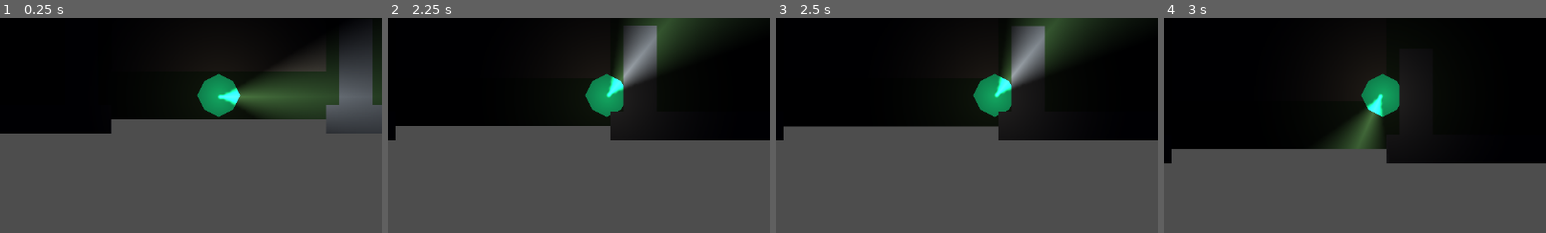
Above: before the commit, frames 1-4 (left to right).
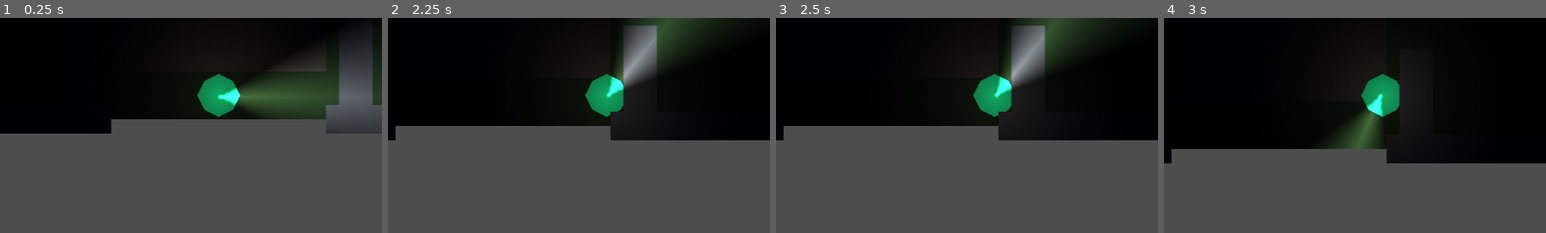
Above: after the commit, the same moments.

Repository: CodingCam-7/We-Lost-Dave
Game: Godot game, scene res://scenes/world.tscn
The game is run twice, just before and just after one commit, with the same random seed, the same clock (stepped at 60 frames per second) and the same inputs. Sound files missing from this copy of the repository are replaced by a short silence.
Inputs (mouse positions are % of the whole screen's width and height, from its top left):
- Up to frame 1 (0.25 s): no input
- Up to frame 2 (2.25 s): tap Enter at 0.5 s; move the mouse to (72, 45) at 0.52 s; press the mouse at (72, 45) at 0.53 s; hold D (move_right) 0.53-1.28 s; move the mouse to (30, 55) at 1.27 s; release the mouse at (30, 55) at 1.28 s; hold S (move_down) 1.28-2.03 s; click (30, 55) at 1.35 s; tap Space at 2 s; move the mouse to (60, 28) at 2.02 s; press the mouse at (60, 28) at 2.03 s; hold D (move_right) from 2.03 s (still down)
- Up to frame 3 (2.5 s): keep holding D (move_right)
- Up to frame 4 (3 s): tap Enter at 2.75 s; move the mouse to (45, 70) at 2.77 s; release D (move_right) at 2.78 s; release the mouse at (45, 70) at 2.78 s; hold W (move_up) from 2.78 s (still down); click (45, 70) at 2.85 s
The pictures show only the part of the screen within x 21-71%, y 32-82%; the shares and areas given below are measured in that part.

Frames 1-2 are identical in both runs. In frame 3, 0.3% of the frame differs, in the area x 2-71%, y 3-51%; in frame 4, nothing differs.

Commit message:
Step 2 — west wing: kitchen, mudroom, pantry, garage
Adds four rooms west of the Living Room. LR west wall now has two door
gaps (Kitchen at y:-200→-100, Mudroom at y:50→150). Rooms chain through:
Kitchen ↔ Mudroom (south wall gap), Mudroom ↔ Pantry and Mudroom ↔ Garage
(west wall gaps). Garage has an exterior door opening on its south wall.
Pantry adjusted to y:-100→50 to sit cleanly above the Garage floor.

Co-Authored-By: Claude Sonnet 4.6 <noreply@anthropic.com>

Diff:
--- a/scripts/house_room.gd
+++ b/scripts/house_room.gd
@@ -6,7 +6,8 @@
 #  Origin (0, 0) = centre of Living Room.
 #  Y increases southward.  X increases eastward.
 #
-#  STEP 1 (this file):  front yard · gate · path · porch · foyer · living room
+#  STEP 1:  front yard · gate · path · porch · foyer · living room
+#  STEP 2:  kitchen · mudroom · pantry · garage  (west wing)
 #  Remaining rooms will be added in subsequent steps.
 # ─────────────────────────────────────────────────────────────────────────────
 
@@ -17,6 +18,10 @@
 const COLOR_PATH    := Color(0.21, 0.19, 0.16)   # dark stone path / porch slab
 const COLOR_FOYER   := Color(0.18, 0.14, 0.09)   # warm amber-dark
 const COLOR_LIVING  := Color(0.15, 0.11, 0.07)   # warm brown-dark
+const COLOR_KITCHEN := Color(0.13, 0.10, 0.07)   # warm amber-green
+const COLOR_MUDROOM := Color(0.11, 0.10, 0.08)   # neutral dark
+const COLOR_PANTRY  := Color(0.09, 0.08, 0.06)   # very dark storage
+const COLOR_GARAGE  := Color(0.09, 0.09, 0.11)   # cold concrete grey
 
 var _enemy_scene := preload("res://scenes/enemy.tscn")
 
@@ -25,6 +30,10 @@
 	_build_front_yard()
 	_build_foyer()
 	_build_living_room()
+	_build_kitchen()
+	_build_mudroom()
+	_build_pantry()
+	_build_garage()
 	_spawn_enemies()
 	_start_ambient()
 
@@ -91,8 +100,9 @@
 #  x: -300 → 300   y: -250 → 250   (600 × 500)
 #  Connections:
 #    south  → Foyer         gap x: -80 → 80
-#    east   → Dining Room   stub (step 2)
-#    west   → Kitchen       stub (step 2)
+#    east   → Dining Room   stub (step 3)
+#    west   → Kitchen       gap y: -200 → -100
+#    west   → Mudroom       gap y:   50 → 150
 #    north  → exterior wall (backyard step later)
 
 func _build_living_room() -> void:
@@ -104,13 +114,99 @@
 	# East wall — full (Dining Room stub)
 	_wall_v(-250, 250, 300)
 
-	# West wall — full (Kitchen / Mudroom stub)
-	_wall_v(-250, 250, -300)
+	# West wall — gaps for Kitchen door (y:-200→-100) and Mudroom door (y:50→150)
+	_wall_v(-250, -200, -300)
+	_wall_v(-100,   50, -300)
+	_wall_v( 150,  250, -300)
 
 	# South wall — gap at x: -80 → 80 for Foyer door
 	# (this also covers the foyer north-wall flanks at x: ±80 → ±120)
 	_wall_h(-300, -80, 250)
 	_wall_h(  80, 300, 250)
+
+# ── Kitchen ────────────────────────────────────────────────────────────────────
+#
+#  x: -660 → -300   y: -380 → -50   (360 × 330)
+#  Connections:
+#    east  → Living Room  gap y: -200 → -100  (wall owned by LR)
+#    south → Mudroom      gap x: -520 → -440
+
+func _build_kitchen() -> void:
+	_floor_rect(Rect2(-660, -380, 360, 330), COLOR_KITCHEN)
+
+	# North wall — exterior
+	_wall_h(-660, -300, -380)
+
+	# West wall — exterior
+	_wall_v(-380, -50, -660)
+
+	# South wall (boundary with Mudroom) — door gap at x: -520 → -440
+	_wall_h(-660, -520, -50)
+	_wall_h(-440, -300, -50)
+
+# ── Mudroom / Laundry ──────────────────────────────────────────────────────────
+#
+#  x: -630 → -300   y: -50 → 200   (330 × 250)
+#  Connections:
+#    north → Kitchen       gap x: -520 → -440  (owned by Kitchen)
+#    east  → Living Room   gap y: 50 → 150     (owned by LR)
+#    west  → Pantry        gap y: -30 → 30
+#    west  → Garage        gap y: 80 → 160
+
+func _build_mudroom() -> void:
+	_floor_rect(Rect2(-630, -50, 330, 250), COLOR_MUDROOM)
+
+	# South wall — exterior
+	_wall_h(-630, -300, 200)
+
+	# West wall — gaps for Pantry (y:-30→30) and Garage (y:80→160)
+	_wall_v(-50, -30, -630)
+	_wall_v(  30,  80, -630)
+	_wall_v( 160, 200, -630)
+
+# ── Pantry ─────────────────────────────────────────────────────────────────────
+#
+#  x: -820 → -630   y: -100 → 50   (190 × 150)
+#  Connections:
+#    east → Mudroom  gap y: -30 → 30  (wall owned by Mudroom)
+
+func _build_pantry() -> void:
+	_floor_rect(Rect2(-820, -100, 190, 150), COLOR_PANTRY)
+
+	# North wall — exterior
+	_wall_h(-820, -630, -100)
+
+	# West wall — exterior
+	_wall_v(-100, 50, -820)
+
+	# South wall — exterior
+	_wall_h(-820, -630, 50)
+
+	# East wall — upper stub above Mudroom (y:-100→-50); Mudroom owns the rest
+	_wall_v(-100, -50, -630)
+
+# ── Garage ─────────────────────────────────────────────────────────────────────
+#
+#  x: -1260 → -630   y: 50 → 470   (630 × 420)
+#  Connections:
+#    east  → Mudroom    gap y: 80 → 160  (wall owned by Mudroom)
+#    south → exterior   garage door gap x: -1060 → -840
+
+func _build_garage() -> void:
+	_floor_rect(Rect2(-1260, 50, 630, 420), COLOR_GARAGE)
+
+	# North wall — exterior (Pantry south wall at y=50 covers x:-820→-630)
+	_wall_h(-1260, -820, 50)
+
+	# West wall — exterior
+	_wall_v(50, 470, -1260)
+
+	# South wall — garage door gap at x: -1060 → -840
+	_wall_h(-1260, -1060, 470)
+	_wall_h( -840,  -630, 470)
+
+	# East wall below Mudroom — Mudroom owns y:50→200, Garage owns y:200→470
+	_wall_v(200, 470, -630)
 
 # ── Enemies ────────────────────────────────────────────────────────────────────
 
